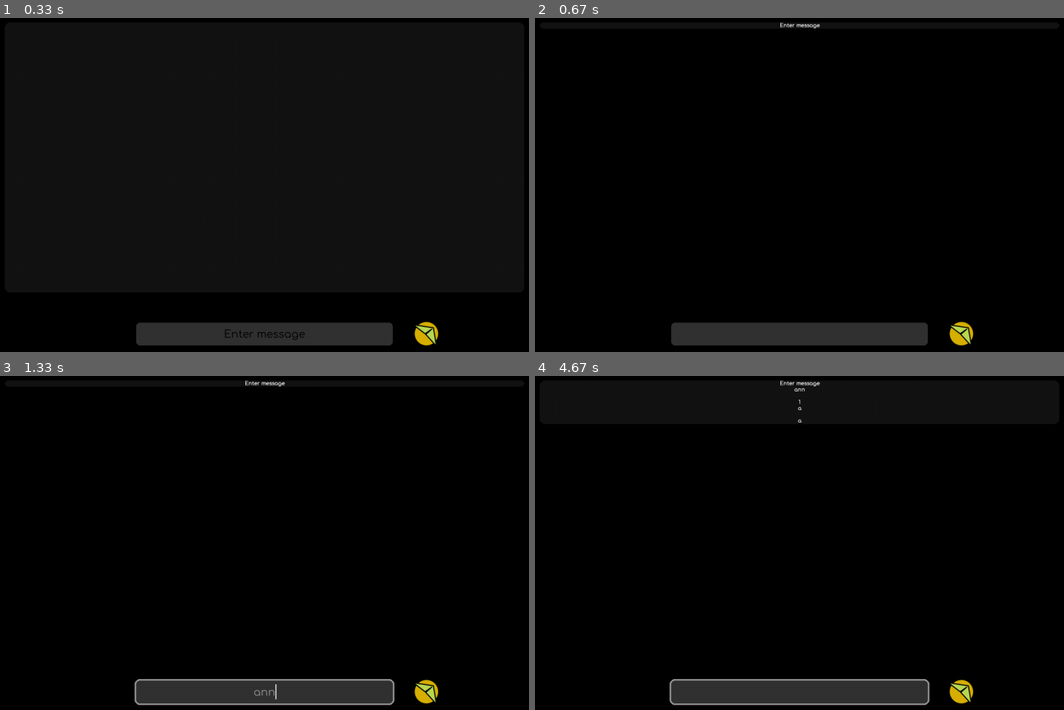
Above: before the commit, frames 1-4 (two rows, left to right).
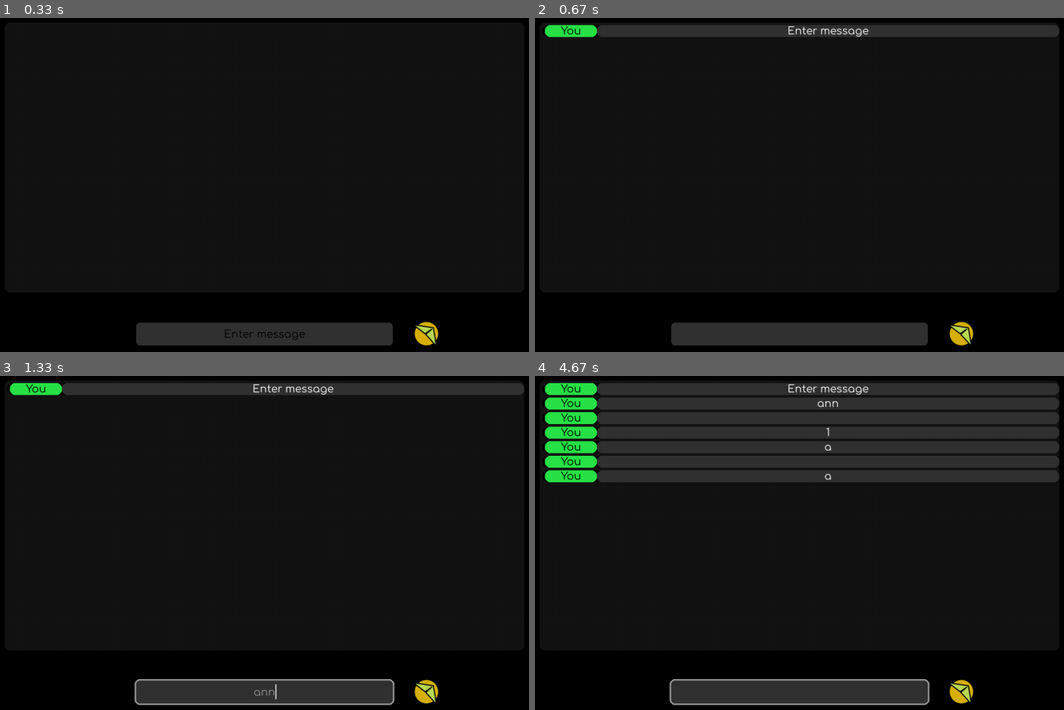
Above: after the commit, the same moments.

Repository: marcypotter16/tcp_visual_testing
Game: pygame game, started from main.py
Same seed, same stepped clock (60 frames per second), same inputs: the game is played once before the commit and once after it.
Inputs (mouse positions are in pixels of both pictures, inside the frame that each line leads up to):
- Up to frame 1 (0.33 s): no input
- Up to frame 2 (0.67 s): click (958, 331) at 0.38 s
- Up to frame 3 (1.33 s): click (264, 689) at 0.72 s; type "ann" at 1 s
- Up to frame 4 (4.67 s): tap Enter at 1.33, 1.55, 2.88, 3.55, 3.88, 4.35 s; click (593, 499) at 1.93 s; click (799, 689) at 2.27 s; tap 1 at 2.55 s; tap A at 3.22 s; type "a" at 4.22 s

Frame 1 is identical in both runs. In frame 2, 3.5% of the frame differs, in the area x 1-100%, y 1-6%; in frame 3, 3.5%; in frame 4, 24%, in the area x 1-100%, y 1-32%.

Commit message:
Refactor UI code and improve chat functionality

Diff:
--- a/States/LobbyState.py
+++ b/States/LobbyState.py
@@ -1,10 +1,13 @@
+from cgitb import text
 from matplotlib import container
-from pygame import Surface, Vector3, image
+from pygame import Surface, Vector2, Vector3, image
 from States.State import State
+from UI.Abstract import UIContainer, UIElement
 from UI.Label import Label
 from UI.Entry import Entry
 from UI.Button import ImageButton
 from UI.Containers import VertContainer
+from Utils.Draw import hex_to_rgb
 
 
 class LobbyState(State):
@@ -12,7 +15,7 @@
         super().__init__(game, msg, layer)
 
         # Set the font
-        self.chat_msg_font = self.game.font_small
+        self.chat_msg_font = self.game.font_medium
         self.entry_msg_font = self.game.font_medium
 
         # Create UI elements
@@ -20,6 +23,8 @@
         # Create a container for the chat messages
         CHAT_CONTAINER_WIDTH = 1000
         CHAT_CONTAINER_HEIGHT = self.game.GAME_H - 200
+        ALIAS_LABEL_WIDTH = 100
+        PADDING = 5
         x, y, w, h = (
             self.game.GAME_W // 2 - 0.5 * CHAT_CONTAINER_WIDTH,
             20,
@@ -30,6 +35,7 @@
         self.chat_container = VertContainer(
             self.canvas, x, y, width=w, height=h, bg_color=container_bg_color
         )
+        self.chat_container.padding = Vector2(5, 5)
 
         msg_entry_pos = (self.game.GAME_W // 2, CHAT_CONTAINER_HEIGHT + 100)
         self.msg_entry = Entry(
@@ -42,14 +48,25 @@
         )
 
         def enter_btn_command():
+            text_label = Label(self.canvas, text=self.msg_entry.text,
+                               height=self.chat_msg_font.size(" ")[1],
+                               font=self.chat_msg_font,
+                               width=CHAT_CONTAINER_WIDTH - ALIAS_LABEL_WIDTH - 2 * PADDING,
+                               fg_color=(255, 255, 255))
+            alias_label = Label(self.canvas, text="You", bg_color=hex_to_rgb("28E247"), fg_color=(0,0,0),
+                                height=self.chat_msg_font.size(" ")[1],
+                                width=ALIAS_LABEL_WIDTH,
+                                font=self.chat_msg_font)
+            group = UIElement(self.canvas, bg_color=(0, 0, 0), width=CHAT_CONTAINER_WIDTH, height=text_label.height)
+            group.add_child(alias_label)
+            group.add_child(text_label)
             self.chat_container.add_child(
-                # The parent of the label does not matter, as it will be switched to the chat container
-                Label(self.canvas, text=self.msg_entry.text,
-                      height=self.chat_msg_font.size(" ")[1],
-                      font=self.chat_msg_font,
-                      fg_color=(255, 255, 255))
+                group
             )
-            # TODO: implement clear text method
+            text_label.rect.x = group.rect.x + ALIAS_LABEL_WIDTH + PADDING
+            text_label.rect.y = group.rect.y
+            alias_label.rect.x = group.rect.x + PADDING
+            alias_label.rect.y = group.rect.y
             self.msg_entry.clear_text()
 
         self.msg_entry.set_enter_key_callback(enter_btn_command)
--- a/UI/Abstract.py
+++ b/UI/Abstract.py
@@ -104,16 +104,15 @@
 
         self.game = self.parent.game
 
-    def pack(self, side: str, padx: int = 0, pady: int = 0):
+    def pack(self, side: str, padx: int = 0, pady: int = 0, modify_parent_rect: bool = True):
         """
         Makes the children fit nicely inside the parent. Width or Height might get modified to fit in the frame.
         :param side: vert or horiz
         :param padx: horizontal padding
         :param pady: vertical padding
+        :param modify_parent_rect: whether to modify the parent's rect or not
         :return: None
         """
-
-        # self.parent.width = max([child.width for child in self.parent.children]) + 2 * padx
 
         s = side.lower()
         if s == "vert":
@@ -137,7 +136,9 @@
                 self.x = self.parent.x + padx
 
         self.rect.update(self.x, self.y, self.width, self.height)
-        self.parent.rect.update(self.parent.x, self.parent.y, self.parent.width, self.parent.height)
+        if modify_parent_rect:
+            self.parent.rect.update(self.parent.x, self.parent.y, self.parent.width, self.parent.height)
+
 
     def render(self, surface: pygame.Surface):
         super().render(surface)
--- a/UI/Containers.py
+++ b/UI/Containers.py
@@ -1,3 +1,6 @@
+from ast import mod
+
+from pygame import Vector2
 from UI.Abstract import UIContainer, UICanvas, UIElement
 from Utils.Text import draw_centered_text
 
@@ -19,8 +22,9 @@
         super().__init__(
             parent, x, y, center, width, height, bg_color, fg_color, corner_radius
         )
+        self.padding = Vector2(10, 10)
 
     def add_child(self, child: UIElement):
         self.children.append(child)
         child.parent = self
-        child.pack(side="vert")
+        child.pack(side="vert", padx=self.padding.x, pady=self.padding.y, modify_parent_rect=False)
--- a/UI/Entry.py
+++ b/UI/Entry.py
@@ -139,7 +139,6 @@
     def _handle_backspace(self):
         if self.caret.index_in_text == 0:
             return
-        print("Caret index in text:", self.caret.index_in_text, "Text:", self.text)
         self.caret.remove_char(self.text[self.caret.index_in_text - 1])
         aux_text = list(self.text)
         aux_text.pop(self.caret.index_in_text)
--- a/UI/Label.py
+++ b/UI/Label.py
@@ -17,5 +17,6 @@
             self.font = font
 
     def render(self, surface: pygame.Surface):
+        super().render(surface)
         draw_centered_text(self.font, surface,
                            self.text, self.fg_color, self.rect)
--- a/Utils/Draw.py
+++ b/Utils/Draw.py
@@ -5,3 +5,7 @@
     shape_surf = pygame.Surface(pygame.Rect(rect).size, pygame.SRCALPHA)
     pygame.draw.rect(shape_surf, color, shape_surf.get_rect(), border_radius=corner_radius)
     surface.blit(shape_surf, rect)
+
+def hex_to_rgb(hex_num: str) -> tuple[int, int, int]:
+    print(tuple(int(hex_num[i : i + 2], 16) for i in (0, 2, 4)))
+    return tuple(int(hex_num[i : i + 2], 16) for i in (0, 2, 4))
--- a/tcp/client.py
+++ b/tcp/client.py
@@ -1,39 +1,34 @@
+from http import client
 import socket as sk
 import threading
 
-class TCPServer:
-    def __init__(self, host, port, num_connections=1, buffer_size=1024):
+class TCPClient:
+    def __init__(self, host, port, buffer_size=1024):
         self.host = host
         self.port = port
         self.sock = sk.socket(sk.AF_INET6, sk.SOCK_STREAM)
-        self.sock.bind((self.host, self.port))
-        self.sock.listen(num_connections)
+        self.sock.connect((host, port))
         self.buf_size = buffer_size
 
-    def handle_client(self, conn, addr):
-        print(f"Connected by {addr}")
-        try:
-            data = conn.recv(self.buf_size)
-            print("Received:", data)
-            conn.sendall(data)
-        finally:
-            conn.close()
-
-    def run(self):
-        print("Server is running...")
+    def handle_client(self):
+        self.sock.send(("alias:"+input("Enter alias >>> ")).encode())
+        data = self.sock.recv(self.buf_size).decode()
+        print(data)
         while True:
-            conn, addr = self.sock.accept()
-            client_thread = threading.Thread(target=self.handle_client, args=(conn, addr))
-            client_thread.start()
+            msg = input("Enter message >>> ")
+            if msg == "exit":
+                self.sock.send(msg.encode())
+                break
+            self.sock.send(msg.encode())
+            # data = self.sock.recv(self.buf_size).decode()
+            # print(data)
 
     def close(self):
         self.sock.close()
 
 if __name__ == "__main__":
-    server = TCPServer("localhost", 12345, num_connections=5)
+    client = TCPClient("localhost", 12345)
     try:
-        server.run()
-    except KeyboardInterrupt:
-        print("Server is shutting down...")
+        client.handle_client()
     finally:
-        server.close()
+        client.close()
--- a/tcp/server.py
+++ b/tcp/server.py
@@ -8,12 +8,25 @@
         self.sock.bind((self.host, self.port))
         self.sock.listen(num_connections)
         self.buf_size = buffer_size
+        self.clients = {}
 
     def handle_client(self, conn):
-        data = conn.recv(self.buf_size)
+        data = conn.recv(self.buf_size).decode("utf-8")
         print("Received:", data)
-        conn.sendall(data)
+        if data == "exit":
+            print(f"Client {conn.getpeername()} disconnected")
+            conn.close()
+            return
+        if data.startswith("alias:"):
+            alias = data.split(":")[1]
+            self.clients[alias] = conn
+            print(f"Alias set to {alias}")
+            conn.sendall(f"{alias} connected to the lobby".encode("utf-8"))
+        else:
+            for client in self.clients.values():
+                client.sendall(data.encode("utf-8"))
         conn.close()
+
 
     def run(self):
         print("Server is running...")
